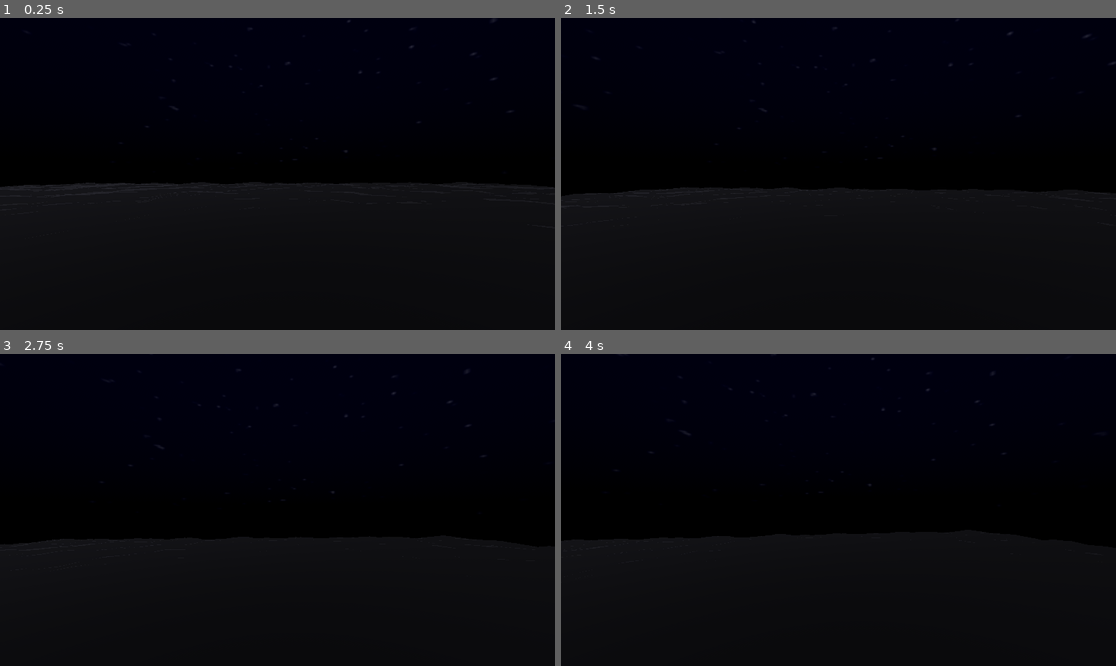
Above: before the commit, frames 1-4 (two rows, left to right).
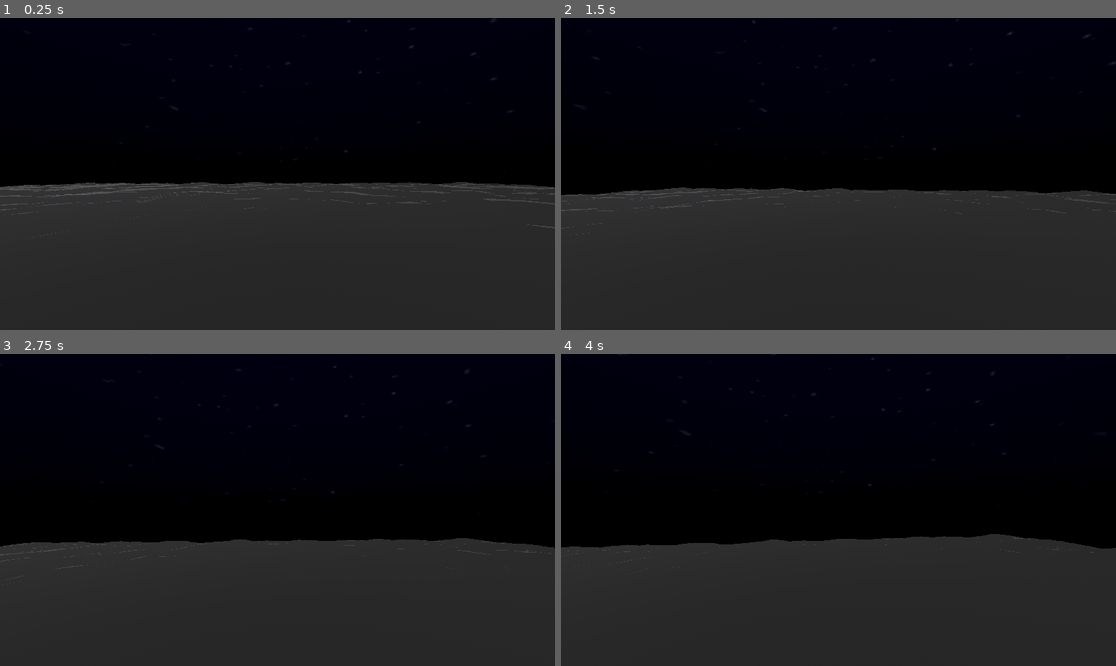
Above: after the commit, the same moments.

Repository: Wouterbeets/mindpalace
Game: Godot game, scene res://world.tscn
The game is run twice, just before and just after one commit, with the same random seed, the same clock (stepped at 60 frames per second) and the same inputs.
Inputs (mouse positions are in pixels of both pictures, inside the frame that each line leads up to):
- Up to frame 1 (0.25 s): no input
- Up to frame 2 (1.5 s): tap Enter at 0.5 s; move the mouse to (866, 174) at 0.52 s; hold Q 0.53-1.28 s; hold Up (ui_up) from 0.53 s (still down); move the mouse to (810, 174) at 1.27 s; tap E at 1.35 s
- Up to frame 3 (2.75 s): keep holding Up (ui_up); move the mouse to (288, 503) at 2.02 s; hold Q from 2.03 s (still down)
- Up to frame 4 (4 s): keep holding Up (ui_up); move the mouse to (832, 516) at 2.77 s; release Q at 2.78 s; tap E at 2.85 s; move the mouse to (877, 513) at 3.52 s; hold Q from 3.53 s (still down)

The runs differ from the first frame. In frame 1, 47% of the frame differs, in the area x 0-100%, y 52-100%; in frame 2, 44%; in frame 3, 40%; in frame 4, 40%.

Commit message:
embed shenanigans

Diff:
--- a/world/main.gd
+++ b/world/main.gd
@@ -1,11 +1,17 @@
 extends Node3D
 
+
+@onready var mesh_instance: MeshInstance3D = $Floor/MeshInstance3D
+
 @onready var websocket = WebSocketPeer.new()
+
 var event_count = 0
 const CUBE_SPACING = 2.0
-const WEBSOCKET_URL = "ws://localhost:8080/events"  # Update this to your actual websocket URL
+const WEBSOCKET_URL = "ws://localhost:8081/godot"  # Update this to your actual websocket URL
 
 func _ready():
+	mesh_instance.extra_cull_margin = 2.0
+	print("main ready call")
 	websocket.connect_to_url(WEBSOCKET_URL)
 	print("Connecting to websocket...")
 
@@ -57,4 +63,4 @@
 
 	add_child(cube)
 	event_count += 1
-	print("Spawned cube for event: ", event.get("event_type", "unknown"))
+	print("Spawned cube for event: ", event)
--- a/world/player.gd
+++ b/world/player.gd
@@ -29,7 +29,7 @@
 	velocity.y = vertical_input * speed
 
 	# Get input direction (WASD for horizontal)
-	var input_dir := Input.get_vector("move_left", "move_right", "move_forward", "move_back")
+	var input_dir := Input.get_vector("ui_left", "ui_right", "ui_up", "ui_down")
 	var direction := (transform.basis * Vector3(input_dir.x, 0, input_dir.y)).normalized()
 	if direction:
 		velocity.x = direction.x * speed
--- a/world/project.godot
+++ b/world/project.godot
@@ -14,3 +14,38 @@
 run/main_scene="res://world.tscn"
 config/features=PackedStringArray("4.3", "Forward Plus")
 config/icon="res://icon.svg"
+
+[input]
+
+ui_left={
+"deadzone": 0.5,
+"events": [Object(InputEventKey,"resource_local_to_scene":false,"resource_name":"","device":0,"window_id":0,"alt_pressed":false,"shift_pressed":false,"ctrl_pressed":false,"meta_pressed":false,"pressed":false,"keycode":4194319,"physical_keycode":0,"key_label":0,"unicode":0,"location":0,"echo":false,"script":null)
+, Object(InputEventJoypadButton,"resource_local_to_scene":false,"resource_name":"","device":0,"button_index":13,"pressure":0.0,"pressed":false,"script":null)
+, Object(InputEventJoypadMotion,"resource_local_to_scene":false,"resource_name":"","device":0,"axis":0,"axis_value":-1.0,"script":null)
+, Object(InputEventKey,"resource_local_to_scene":false,"resource_name":"","device":0,"window_id":0,"alt_pressed":false,"shift_pressed":false,"ctrl_pressed":false,"meta_pressed":false,"pressed":false,"keycode":0,"physical_keycode":65,"key_label":0,"unicode":0,"location":0,"echo":false,"script":null)
+]
+}
+ui_right={
+"deadzone": 0.5,
+"events": [Object(InputEventKey,"resource_local_to_scene":false,"resource_name":"","device":0,"window_id":0,"alt_pressed":false,"shift_pressed":false,"ctrl_pressed":false,"meta_pressed":false,"pressed":false,"keycode":4194321,"physical_keycode":0,"key_label":0,"unicode":0,"location":0,"echo":false,"script":null)
+, Object(InputEventJoypadButton,"resource_local_to_scene":false,"resource_name":"","device":0,"button_index":14,"pressure":0.0,"pressed":false,"script":null)
+, Object(InputEventJoypadMotion,"resource_local_to_scene":false,"resource_name":"","device":0,"axis":0,"axis_value":1.0,"script":null)
+, Object(InputEventKey,"resource_local_to_scene":false,"resource_name":"","device":0,"window_id":0,"alt_pressed":false,"shift_pressed":false,"ctrl_pressed":false,"meta_pressed":false,"pressed":false,"keycode":0,"physical_keycode":68,"key_label":0,"unicode":0,"location":0,"echo":false,"script":null)
+]
+}
+ui_up={
+"deadzone": 0.5,
+"events": [Object(InputEventKey,"resource_local_to_scene":false,"resource_name":"","device":0,"window_id":0,"alt_pressed":false,"shift_pressed":false,"ctrl_pressed":false,"meta_pressed":false,"pressed":false,"keycode":4194320,"physical_keycode":0,"key_label":0,"unicode":0,"location":0,"echo":false,"script":null)
+, Object(InputEventJoypadButton,"resource_local_to_scene":false,"resource_name":"","device":0,"button_index":11,"pressure":0.0,"pressed":false,"script":null)
+, Object(InputEventJoypadMotion,"resource_local_to_scene":false,"resource_name":"","device":0,"axis":1,"axis_value":-1.0,"script":null)
+, Object(InputEventKey,"resource_local_to_scene":false,"resource_name":"","device":0,"window_id":0,"alt_pressed":false,"shift_pressed":false,"ctrl_pressed":false,"meta_pressed":false,"pressed":false,"keycode":0,"physical_keycode":87,"key_label":0,"unicode":0,"location":0,"echo":false,"script":null)
+]
+}
+ui_down={
+"deadzone": 0.5,
+"events": [Object(InputEventKey,"resource_local_to_scene":false,"resource_name":"","device":0,"window_id":0,"alt_pressed":false,"shift_pressed":false,"ctrl_pressed":false,"meta_pressed":false,"pressed":false,"keycode":4194322,"physical_keycode":0,"key_label":0,"unicode":0,"location":0,"echo":false,"script":null)
+, Object(InputEventJoypadButton,"resource_local_to_scene":false,"resource_name":"","device":0,"button_index":12,"pressure":0.0,"pressed":false,"script":null)
+, Object(InputEventJoypadMotion,"resource_local_to_scene":false,"resource_name":"","device":0,"axis":1,"axis_value":1.0,"script":null)
+, Object(InputEventKey,"resource_local_to_scene":false,"resource_name":"","device":-1,"window_id":0,"alt_pressed":false,"shift_pressed":false,"ctrl_pressed":false,"meta_pressed":false,"pressed":false,"keycode":0,"physical_keycode":83,"key_label":0,"unicode":115,"location":0,"echo":false,"script":null)
+]
+}
--- a/world/world.gdshader
+++ b/world/world.gdshader
@@ -3,18 +3,39 @@
 
 uniform float height_scale : hint_range(0.0, 2.0) = 0.1;
 uniform sampler2D noise_tex : source_color, filter_linear_mipmap;
+uniform sampler2D terrain_tex : source_color, filter_linear_mipmap, repeat_enable;  // Your texture (e.g., grass/rock PNG)
+uniform float tex_scale : hint_range(0.1, 10.0) = 1.0;  // Controls texture tiling (lower = larger tiles)
+
+varying vec3 world_pos_var;  // Pass displaced world pos to fragment
 
 void vertex() {
-    vec3 world_pos = (MODEL_MATRIX * vec4(VERTEX, 1.0)).xyz;
-    float noise = texture(noise_tex, world_pos.xz * 0.005).r;
-    VERTEX.y += (noise - 0.5) * height_scale * 20.0;  // Amplified for visible hills on subdivided mesh
+    vec3 undisplaced_world = (MODEL_MATRIX * vec4(VERTEX, 1.0)).xyz;
+    float noise = texture(noise_tex, undisplaced_world.xz * 0.005).r;
+    VERTEX.y += (noise - 0.5) * height_scale * 20.0;  // Displace local pos
+    world_pos_var = (MODEL_MATRIX * vec4(VERTEX, 1.0)).xyz;  // Displaced world pos
 }
 
 void fragment() {
-    // Etched monochrome: No color intrusion
-    ALBEDO = vec3(0.15, 0.15, 0.18);
+    vec3 world_pos = world_pos_var;
+    vec3 blend_weights = abs(NORMAL);  // Triplanar weights (stronger on steep slopes)
+    blend_weights = normalize(max(blend_weights, vec3(0.00001)));  // Avoid div0
+
+    // Sample texture on each axis
+    vec2 tex_xy = world_pos.xy * tex_scale;
+    vec2 tex_xz = world_pos.xz * tex_scale;
+    vec2 tex_yz = world_pos.zy * tex_scale;
+
+    vec3 tex_x = texture(terrain_tex, tex_xy).rgb;
+    vec3 tex_y = texture(terrain_tex, tex_yz).rgb;
+    vec3 tex_z = texture(terrain_tex, tex_xz).rgb;
+
+    // Blend based on normal
+    vec3 tex_color = tex_x * blend_weights.z + tex_y * blend_weights.x + tex_z * blend_weights.y;
+
+    // Mix with your etched monochrome (50/50 for subtlety; tweak the lerp factor)
+    ALBEDO = mix(vec3(0.15, 0.15, 0.18), tex_color, 0.5);
     ALPHA = 0.3;  // Ghostly translucent
     EMISSION = vec3(0.05);  // Barely-there silver whisper
-    ROUGHNESS = 3.0;  // Matte, unyielding
+    ROUGHNESS = 1.0;  // Matte (clamped from your 3.0)
     SPECULAR = 0.0;  // No shine
 }
--- a/world/world.tscn
+++ b/world/world.tscn
@@ -17,6 +17,7 @@
 render_priority = 0
 shader = ExtResource("1_swcde")
 shader_parameter/height_scale = 0.1
+shader_parameter/tex_scale = 1.0
 shader_parameter/noise_tex = SubResource("NoiseTexture2D_25h3r")
 
 [sub_resource type="PlaneMesh" id="PlaneMesh_ya4wa"]
@@ -58,7 +59,6 @@
 sky = SubResource("Sky_epkd7")
 fog_light_color = Color(0.00930032, 0.0112573, 0.0147838, 1)
 fog_light_energy = 0.46
-volumetric_fog_enabled = true
 volumetric_fog_density = 0.002
 
 [node name="Main" type="Node3D"]
Not shown, removed: assets.go
Not shown, removed: embed.go
Not shown, removed: pkg/embed/embed.go
